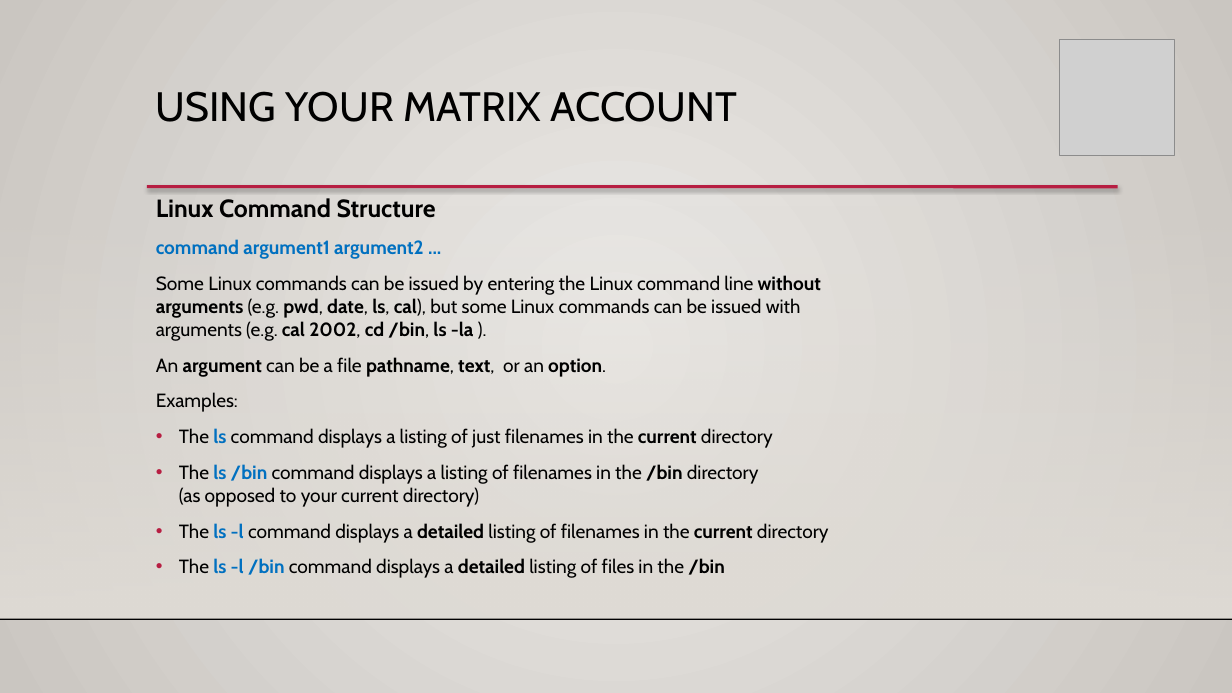
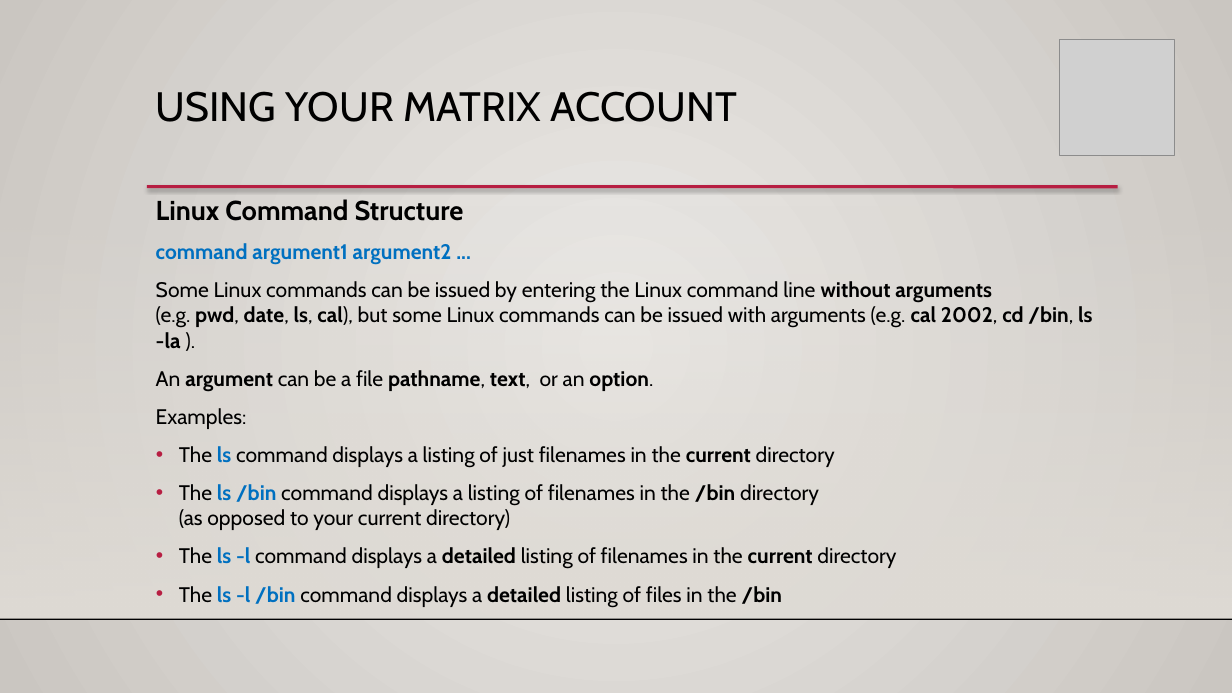
Before and after one commit to ULI101/slides, a slide deck: slide 3 of ULI101-1.2.pptx. Drawn at 1232x693 pixels with LibreOffice and Linux fonts; fonts in the diff are those of the drawing; grey boxes stand for pictures; background and template pictures are left out. Boxes give left, top, right and bottom in pixels: in the first picture for what was removed or moved away, otherwise in the second. Text is boxed around its words. In the diff, an @@ line names an element or a change of style, - is before the commit and + after.

```diff
--- a/ULI101-1.2.pptx
+++ b/ULI101-1.2.pptx
@@ text "Linux Command Structure" at box(156, 199, 1092, 608): size 19.4 to 21.3 pt in "Linux Command Structure"; size 14.9 to 16.4 pt @@
```
Also in this commit, not shown: 6 other slides changed, 3 other files.
